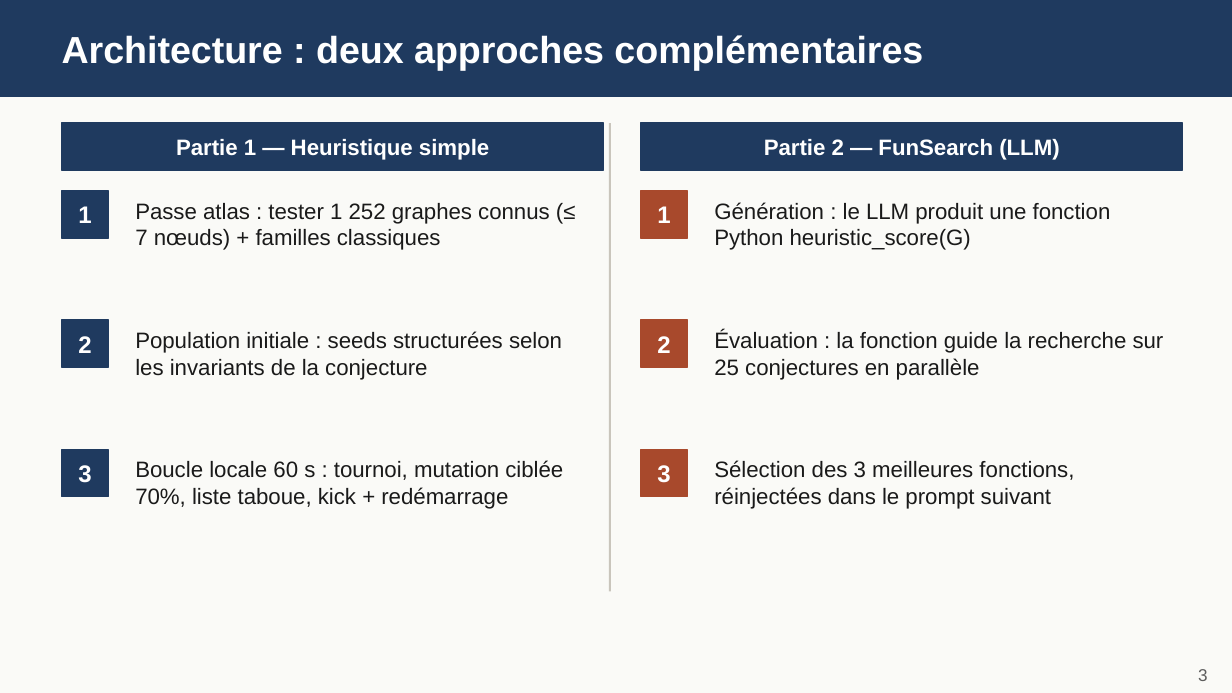
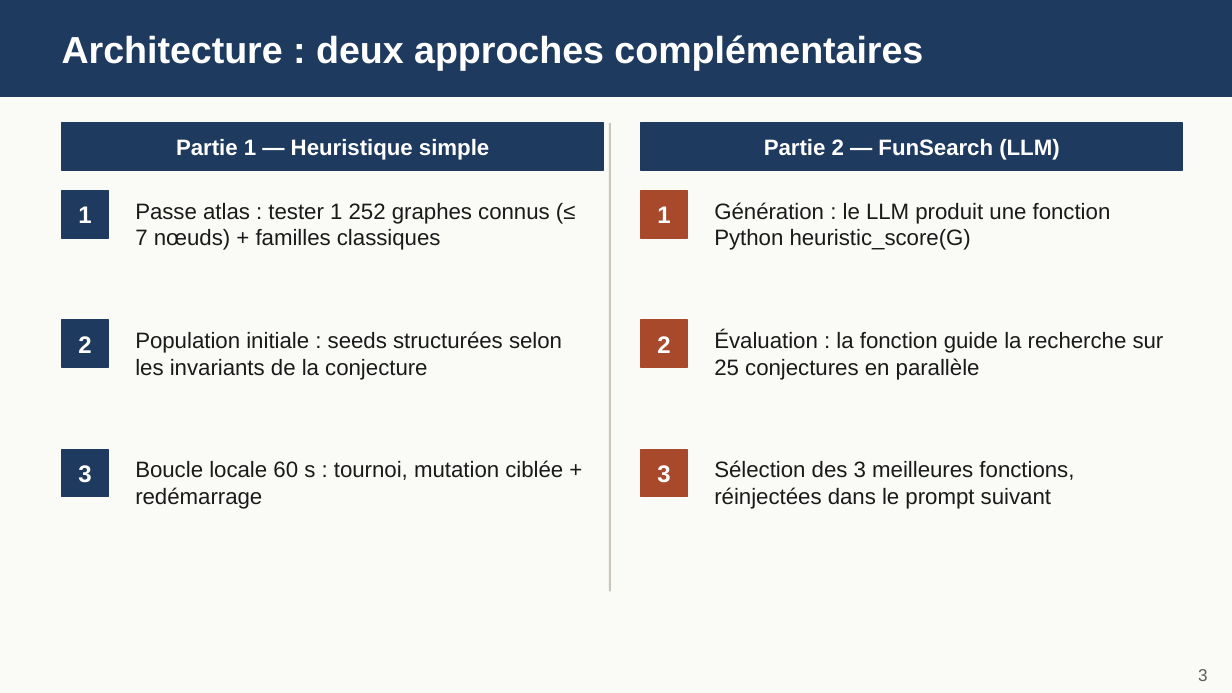
Before and after one commit to AlvesMartim/OC_Graph, a slide deck: slide 3 of PPT Rapport.pptx. Drawn at 1232x693 pixels with LibreOffice and Linux fonts; fonts in the diff are those of the drawing. Boxes give left, top, right and bottom in pixels: in the first picture for what was removed or moved away, otherwise in the second. Text is boxed around its words. In the diff, an @@ line names an element or a change of style, - is before the commit and + after.

```diff
--- a/PPT Rapport.pptx
+++ b/PPT Rapport.pptx
@@ text at <box>135,460,563,509</box>: text changed @@
-Boucle locale 60 s : tournoi, mutation ciblée 70%, liste taboue, kick + redémarrage
+Boucle locale 60 s : tournoi, mutation ciblée + redémarrage
```
Also in this commit, not shown: 5 other slides changed, 1 slide added, 1 other file.
